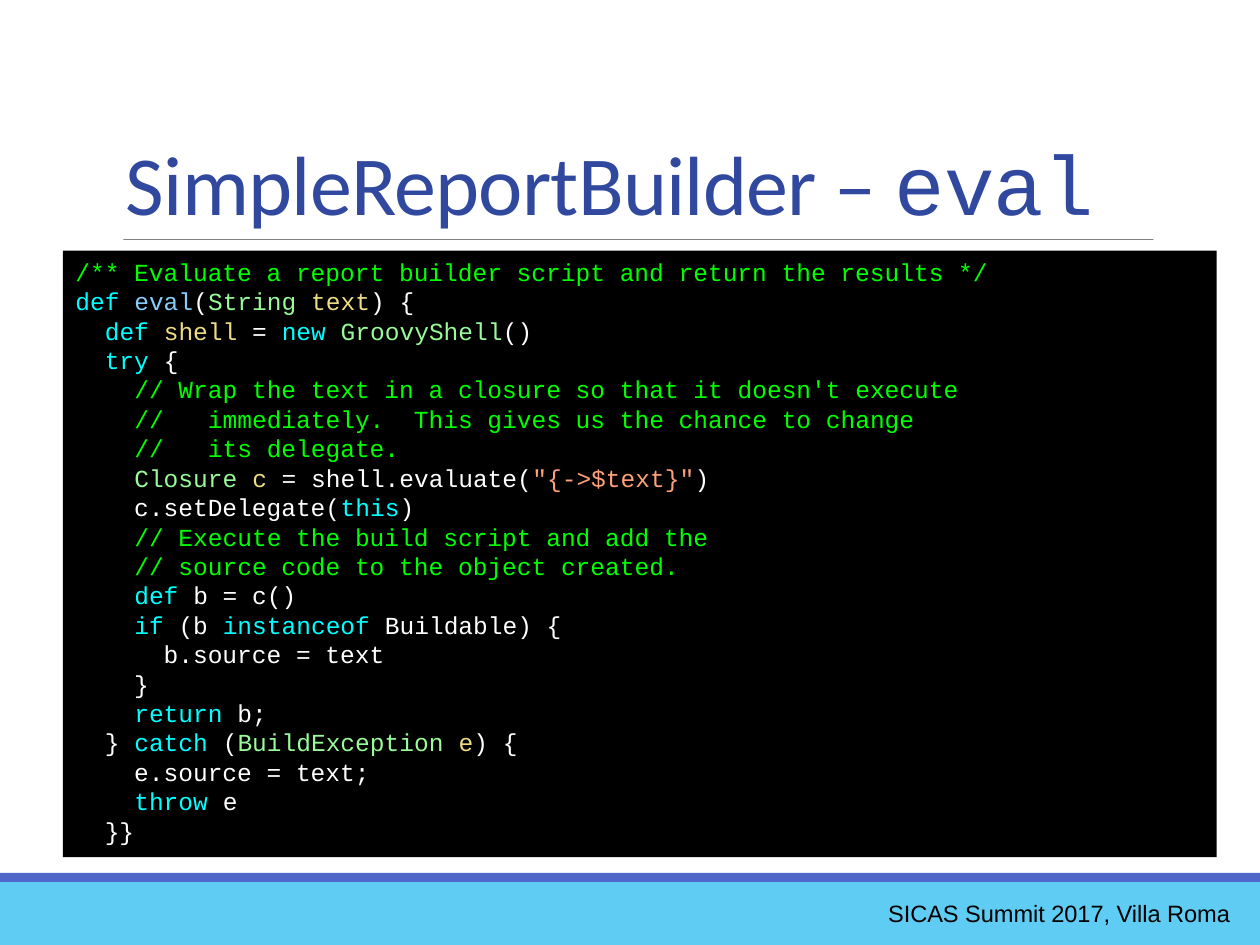
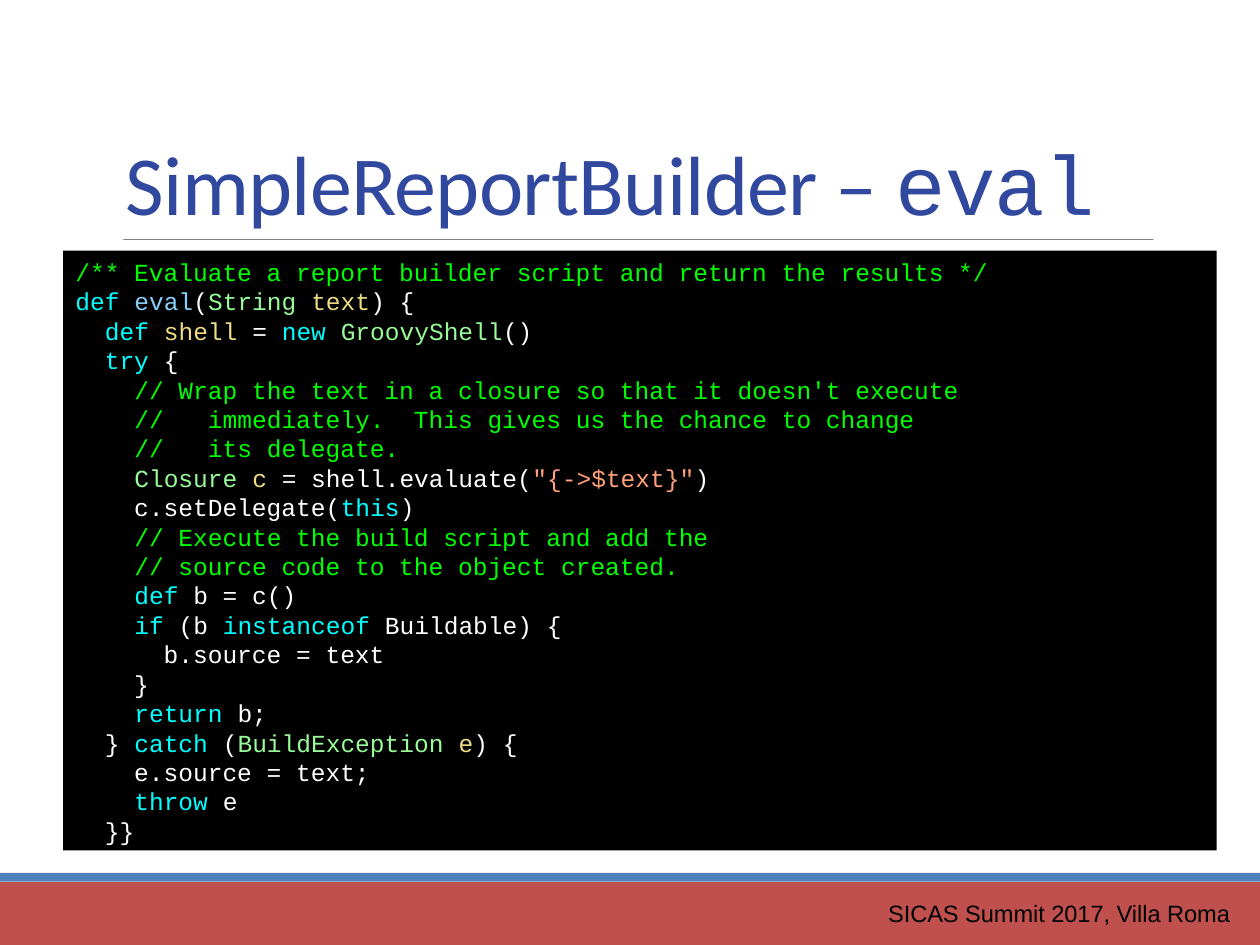
Before and after one commit to ewcole/simple_report, a slide deck: slide 34 of docs/SICAS_2017/Cole_Drop-In Reporting with Groovy.pptx. Drawn at 1260x945 pixels with LibreOffice and Linux fonts; fonts in the diff are those of the drawing. Boxes give left, top, right and bottom in pixels: in the first picture for what was removed or moved away, otherwise in the second. Text is boxed around its words. In the diff, an @@ line names an element or a change of style, - is before the commit and + after.

```diff
--- a/docs/SICAS_2017/Cole_Drop-In Reporting with Groovy.pptx
+++ b/docs/SICAS_2017/Cole_Drop-In Reporting with Groovy.pptx
@@ rectangle "/** Evaluate a report builder ...": place and size @@
-rectangle "/** Evaluate a report builder ..." at [63,251,1217,857]
+rectangle "/** Evaluate a report builder ..." at [63,251,1217,850]
@@ rectangle at [0,882,1260,945]: fill #5ECCF3 to #C0504D @@
@@ rectangle at [0,873,1260,882]: fill #4E67C8 to #4F81BD @@
```
Also in this commit, not shown: 45 other slides changed, 1 other file.
